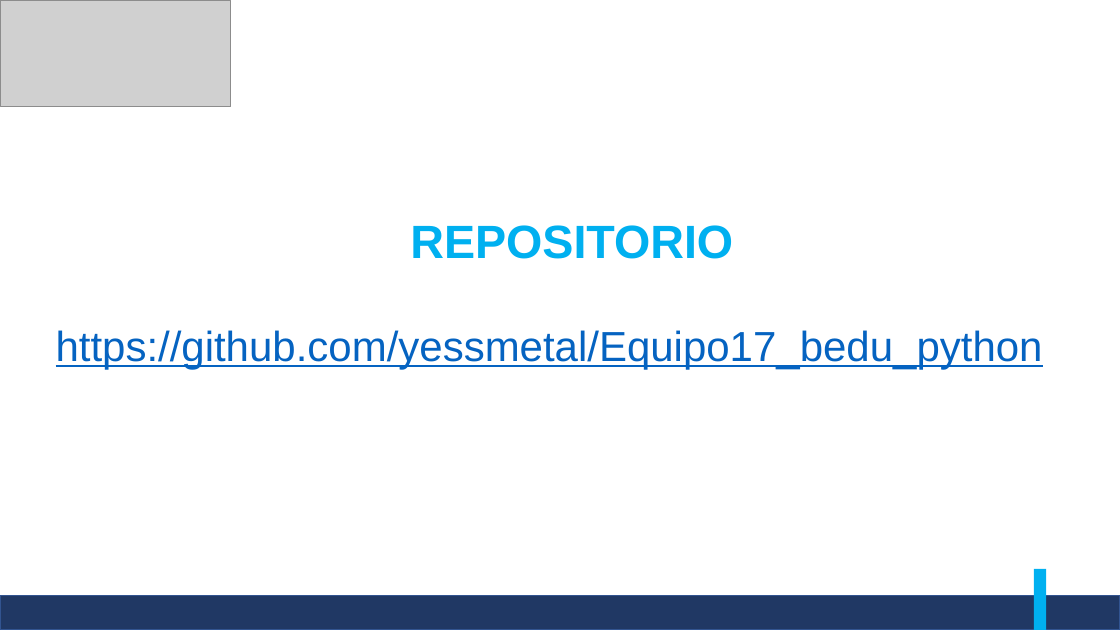
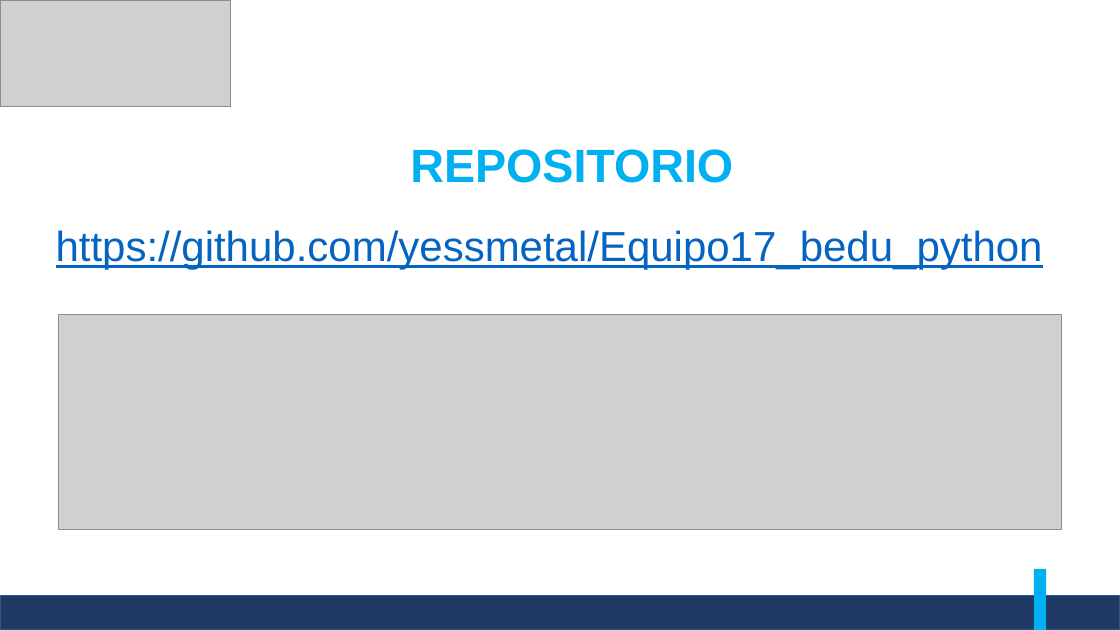
Before and after one commit to yessespinosa/Equipo17_bedu_python, a slide deck: slide 18 of Presentación.pptx. Drawn at 1120x630 pixels with LibreOffice and Linux fonts; fonts in the diff are those of the drawing; grey boxes stand for pictures. Boxes give left, top, right and bottom in pixels: in the first picture for what was removed or moved away, otherwise in the second. Text is boxed around its words. In the diff, an @@ line names an element or a change of style, - is before the commit and + after.

```diff
--- a/Presentación.pptx
+++ b/Presentación.pptx
@@ text "REPOSITORIO" moved from (x1=410, y1=225, x2=733, y2=259) to (x1=410, y1=149, x2=733, y2=183) @@
@@ text "https://github.com/yessmetal/Equipo17_bedu_python" moved from (x1=56, y1=330, x2=1043, y2=369) to (x1=56, y1=230, x2=1043, y2=270) @@
@@ picture added at (x1=59, y1=315, x2=1062, y2=529) @@
```
